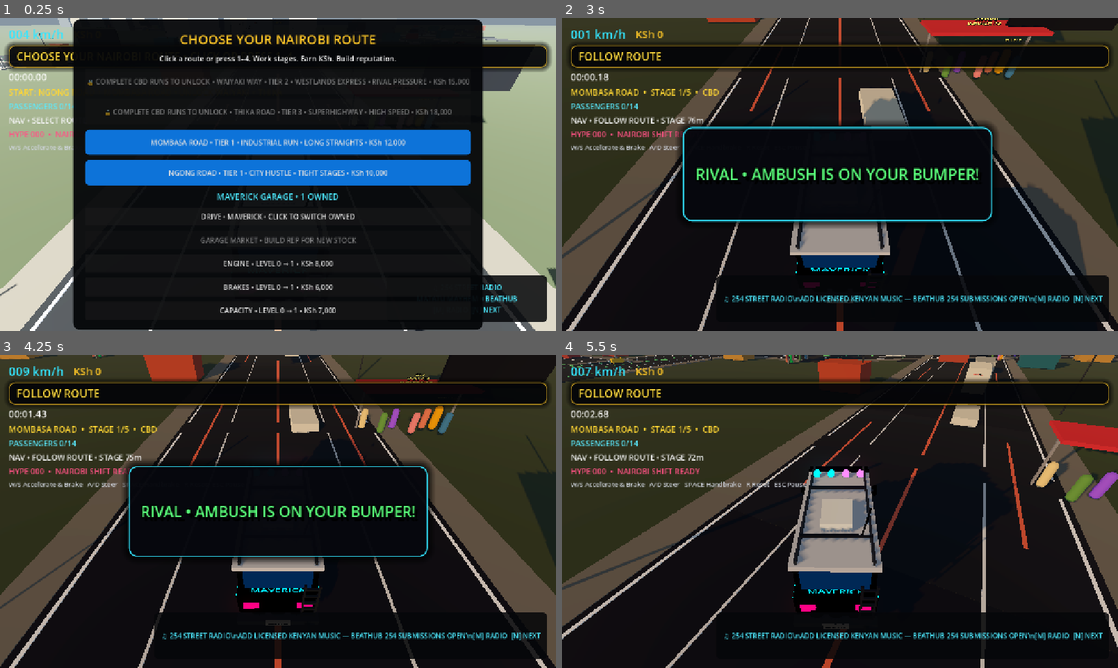
Above: before the commit, frames 1-4 (two rows, left to right).
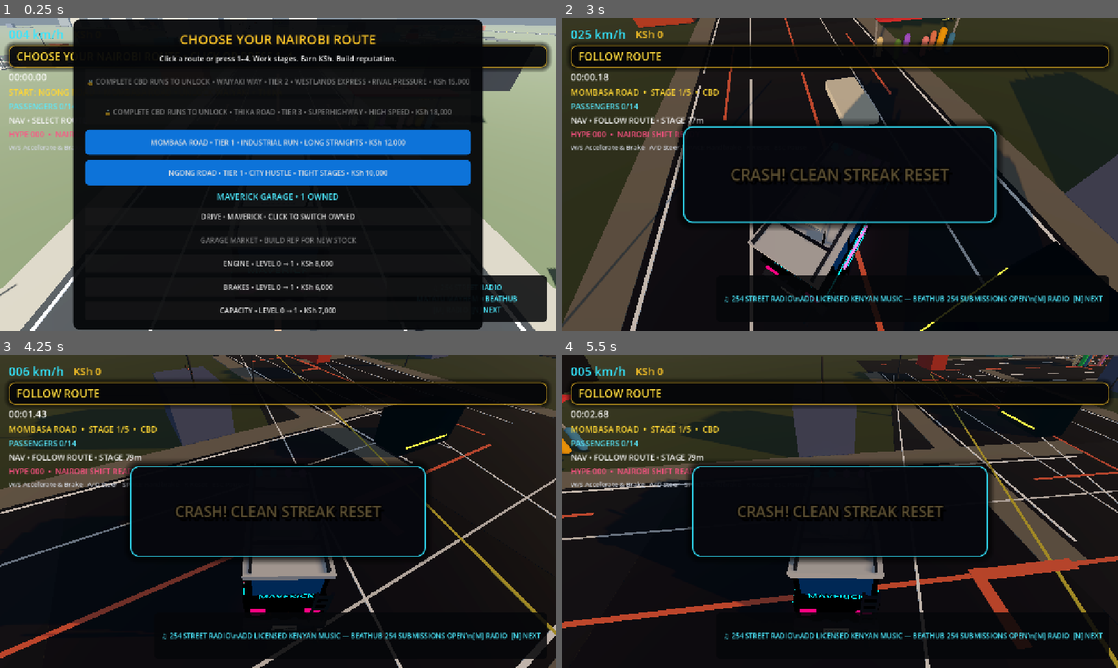
Above: after the commit, the same moments.

Repository: beathubonline-arch/Matatu-Mayhem
Game: Godot game, scene res://scenes/main/Main.tscn
Same seed, same stepped clock (60 frames per second), same inputs: the game is played once before the commit and once after it.
Inputs (mouse positions are in pixels of both pictures, inside the frame that each line leads up to):
- Up to frame 1 (0.25 s): no input
- Up to frame 2 (3 s): tap A (steer_left) at 0.5, 1.25, 2 s; move the mouse to (962, 158) at 0.52 s; hold D (steer_right) 0.53-1.28 s; hold N (radio_next) 0.53-1.28 s; click (962, 158) at 0.67 s; move the mouse to (728, 190) at 1.27 s; hold S (brake) 1.28-2.03 s; tap M (radio_toggle) at 1.35 s; move the mouse to (895, 105) at 2.02 s; hold D (steer_right) 2.03-2.75 s; tap L at 2.1 s; click "MOMBASA ROAD • TIER 1 • INDUS…" at 2.75 s
- Up to frame 3 (4.25 s): move the mouse to (250, 574) at 3.52 s; hold W (accelerate) from 3.53 s (still down); tap 1 at 3.6 s; click (250, 574) at 3.67 s
- Up to frame 4 (5.5 s): move the mouse to (1006, 558) at 4.27 s; release W (accelerate) at 4.28 s; hold A (steer_left) from 4.28 s (still down); tap 2 at 4.35 s; move the mouse to (673, 464) at 5.02 s; tap 3 at 5.1 s

The runs differ from the first frame. In frame 1, less than 0.1% of the frame differs, in the area x 1-100%, y 1-6%; in frame 2, 28%; in frame 3, 37%; in frame 4, 38%, in the area x 0-100%, y 0-100%.
Error in both runs: Invalid call. Nonexistent function 'get_corridor' in base 'Nil'. (res://scripts/gameplay/CorridorServiceManager.gd:340)

Commit message:
Connect Nairobi corridors into one continuous city road graph

Diff:
--- a/scripts/environment/NairobiRouteNetwork.gd
+++ b/scripts/environment/NairobiRouteNetwork.gd
@@ -90,6 +90,7 @@
 	_build_cbd_hub()
 	for corridor_index in range(CORRIDORS.size()):
 		_build_corridor(CORRIDORS[corridor_index], corridor_index)
+	_build_city_connectors()
 
 func _build_corridor(data: Dictionary, corridor_index: int) -> void:
 	var points: Array = data["points"]
@@ -616,3 +617,65 @@
 	label.outline_size = 9
 	label.modulate = accent
 	add_child(label)
+
+
+func _build_city_connectors() -> void:
+	# The playable corridors are part of one city road graph. These cross-links
+	# prevent outer termini and junctions from visually ending in empty space.
+	var links := [
+		[Vector3(-146,0,178), Vector3(-70,0,218), Vector3(0,0,230), Vector3(76,0,258)],
+		[Vector3(76,0,258), Vector3(142,0,205), Vector3(174,0,110), Vector3(142,0,-142)],
+		[Vector3(142,0,-142), Vector3(65,0,-205), Vector3(-55,0,-235), Vector3(-225,0,-238)],
+		[Vector3(-225,0,-238), Vector3(-260,0,-110), Vector3(-220,0,40), Vector3(-146,0,178)],
+		[Vector3(-91,0,54), Vector3(-25,0,80), Vector3(32,0,96)],
+		[Vector3(-31,0,-63), Vector3(18,0,-48), Vector3(58,0,-52)]
+	]
+	for link_index in range(links.size()):
+		var points: Array = links[link_index]
+		for i in range(points.size() - 1):
+			_city_connector_segment(points[i], points[i + 1], link_index, i)
+		for i in range(1, points.size() - 1):
+			var label := Label3D.new()
+			label.text = ["CITY LINK","RING ROAD","NAIROBI CONNECTOR","LOCAL LINK","CROSS-TOWN","CITY BYPASS"][link_index]
+			label.position = points[i] + Vector3.UP * 4.2
+			label.font_size = 22
+			label.pixel_size = 0.005
+			label.outline_size = 6
+			label.modulate = Color("d9d9d9")
+			add_child(label)
+
+func _city_connector_segment(a: Vector3, b: Vector3, seed: int, segment_index: int) -> void:
+	var delta := b - a
+	var length := Vector2(delta.x, delta.z).length()
+	if length < 2.0:
+		return
+	var mid := (a + b) * 0.5
+	var yaw := atan2(delta.x, delta.z)
+	var road := MeshInstance3D.new()
+	var mesh := BoxMesh.new()
+	mesh.size = Vector3(11.0, 0.07, length)
+	road.mesh = mesh
+	road.position = mid + Vector3(0, ROAD_Y - 0.005, 0)
+	road.rotation.y = yaw
+	var mat := StandardMaterial3D.new()
+	mat.albedo_color = Color("2c3035")
+	mat.roughness = 0.98
+	road.material_override = mat
+	add_child(road)
+	var body := StaticBody3D.new()
+	body.position = mid + Vector3(0, ROAD_Y - 0.10, 0)
+	body.rotation.y = yaw
+	body.collision_layer = 1
+	var collision := CollisionShape3D.new()
+	var shape := BoxShape3D.new()
+	shape.size = Vector3(11.0, 0.20, length)
+	collision.shape = shape
+	body.add_child(collision)
+	add_child(body)
+	_marking(mid, yaw, length, 0.0, 0.14, Color("c7b84d"))
+	_marking(mid, yaw, length, -5.0, 0.10, Color("eeeeee"))
+	_marking(mid, yaw, length, 5.0, 0.10, Color("eeeeee"))
+	var direction := delta.normalized()
+	var right := Vector3(direction.z, 0.0, -direction.x)
+	if segment_index % 2 == 0:
+		_roadside_shop(mid + right * (8.5 if seed % 2 == 0 else -8.5), "NAIROBI", seed + segment_index + 20)
